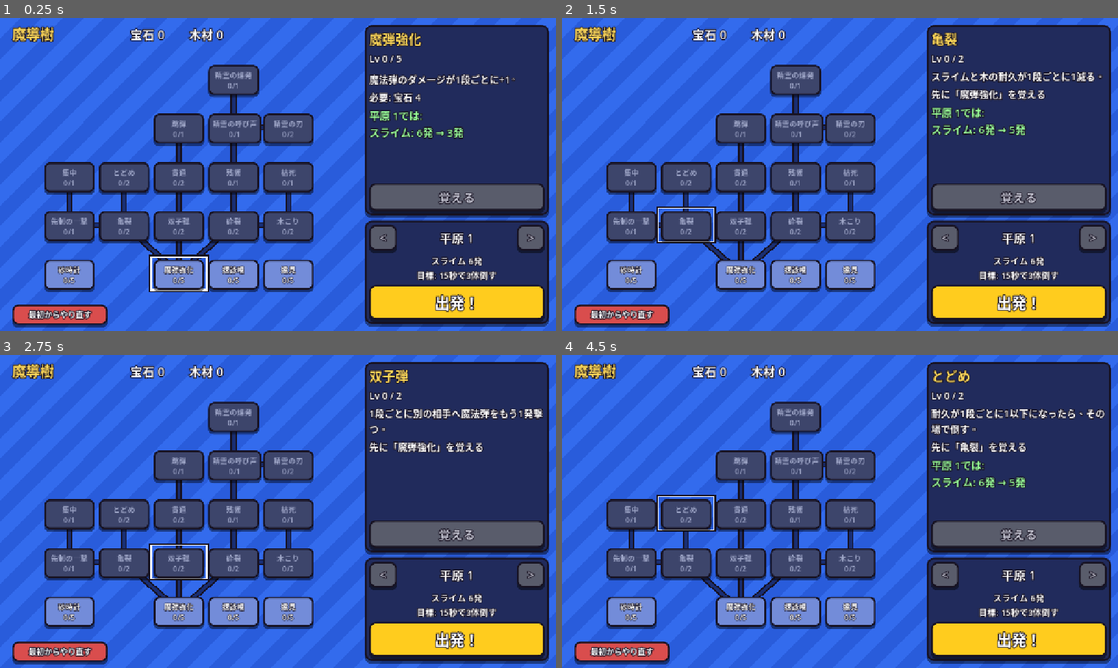
Above: before the commit, frames 1-4 (two rows, left to right).
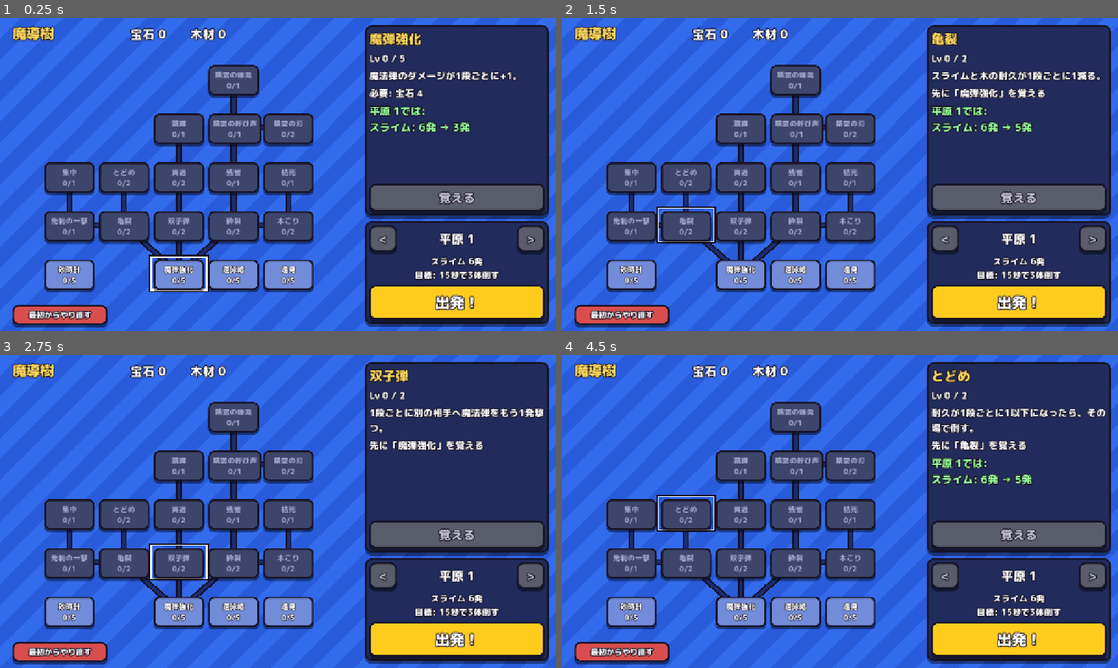
Above: after the commit, the same moments.

Repository: elefolo4565/fantasyIncremental
Game: Godot game, scene res://scenes/main/main.tscn
The game is run twice, just before and just after one commit, with the same random seed, the same clock (stepped at 60 frames per second) and the same inputs.
Inputs:
- Up to frame 1 (0.25 s): no input
- Up to frame 2 (1.5 s): click "魔弾強化 0/5" at 0.5 s; click "亀裂 0/2" at 1.25 s
- Up to frame 3 (2.75 s): click "双子弾 0/2" at 2 s
- Up to frame 4 (4.5 s): click "砕裂 0/2" at 2.75 s; click "先制の一撃 0/1" at 3.5 s; click "とどめ 0/2" at 4.25 s

The runs differ from the first frame. In frame 1, 7.2% of the frame differs, in the area x 2-99%, y 2-97%; in frame 2, 6.9%; in frame 3, 6.4%; in frame 4, 7.1%.

Commit message:
Webで日本語が文字化けするのを直す
ボタンやラベルは既定テーマの英字フォント（Open Sans）を使っていて、
PCではOSの日本語フォントで補われていたが、Webでは補われず豆腐になっていた。
既定テーマの default_font に同梱フォントを入れる。

Co-Authored-By: Claude Opus 5.5 (1M context) <noreply@anthropic.com>
Claude-Session: https://claude.ai/code/session_01DCGdW39avWMz4PaMBGrhsd

Diff:
--- a/scenes/main/main.gd
+++ b/scenes/main/main.gd
@@ -10,7 +10,9 @@
 
 
 func _ready() -> void:
-	# _draw() で使う文字も日本語が出るように、同梱フォントを既定にする
+	# 同梱フォントを全体の既定にする。既定テーマの英字フォント（Open Sans）のままだと、PC では
+	# OS の日本語フォントで補われて見えてしまうが、Web では補われず文字化けする。
+	ThemeDB.get_default_theme().default_font = FONT
 	ThemeDB.fallback_font = FONT
 	if OS.get_cmdline_user_args().has("--smoke-run"):
 		Progress.enable_smoke_mode()
Not shown, changed: CLAUDE.md
